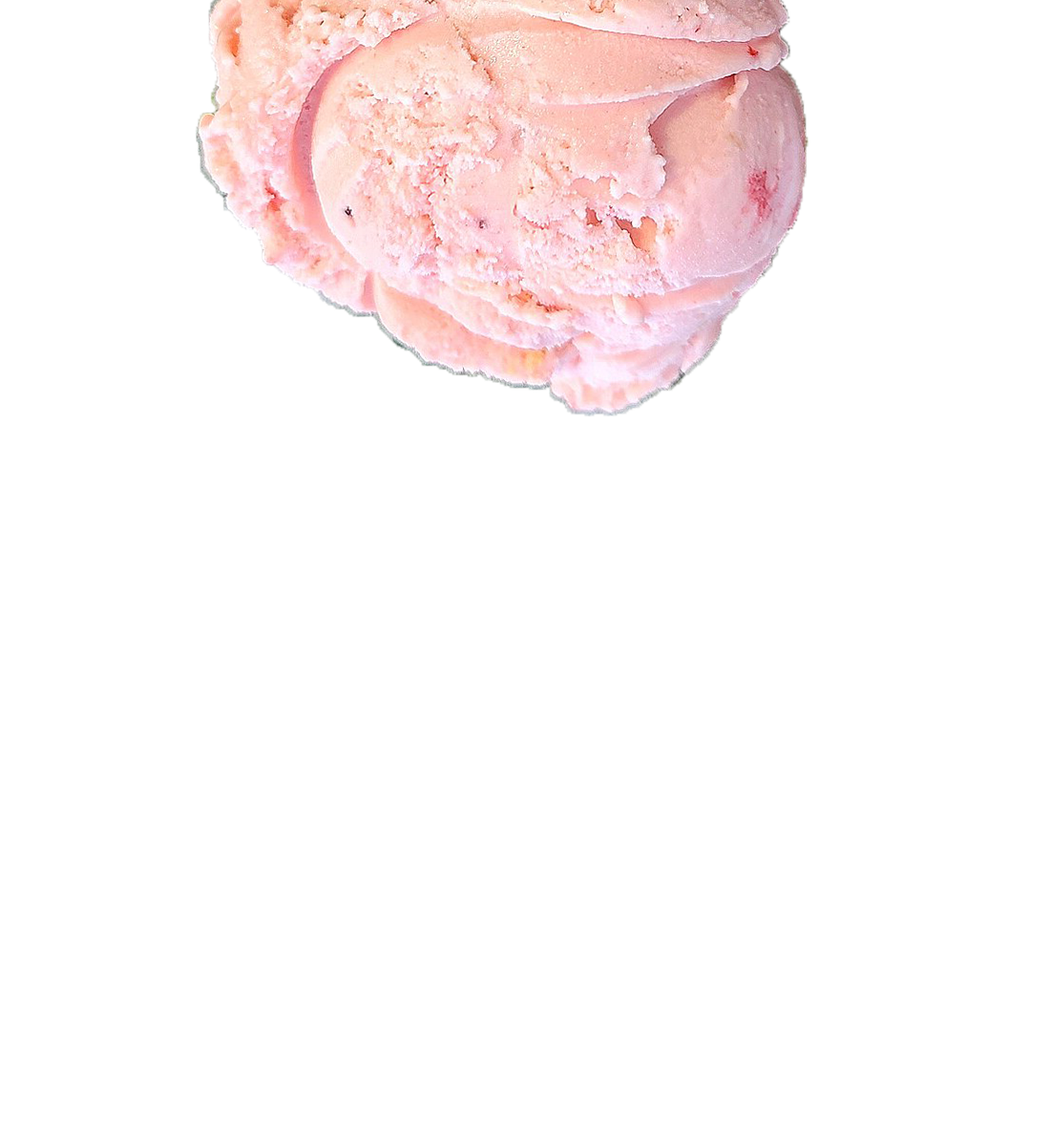
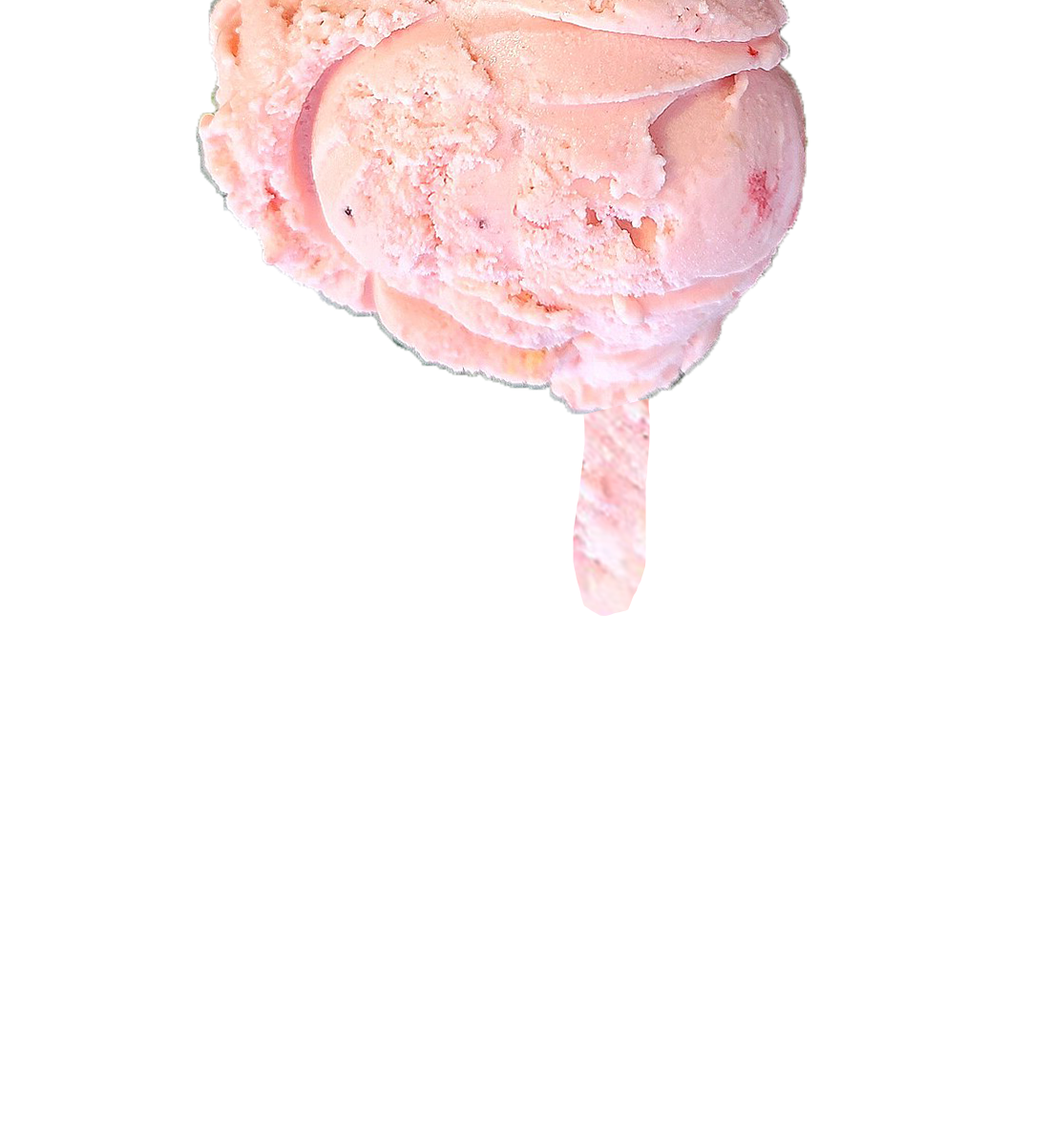
Two versions of the same layered image (1050×1146). Layer-by-layer changes:
added layer "레이어 1 복사" above "레이어 1" over [left=572, top=398, right=651, bottom=616]
